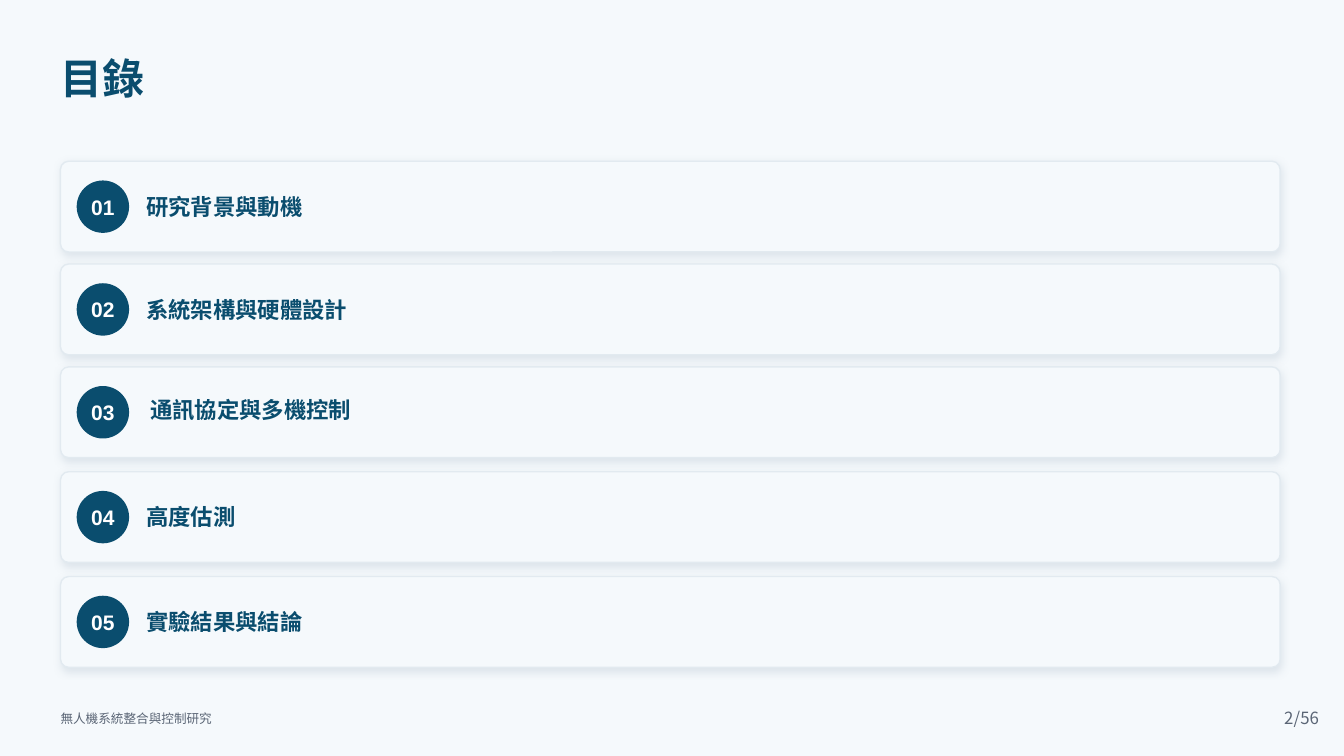
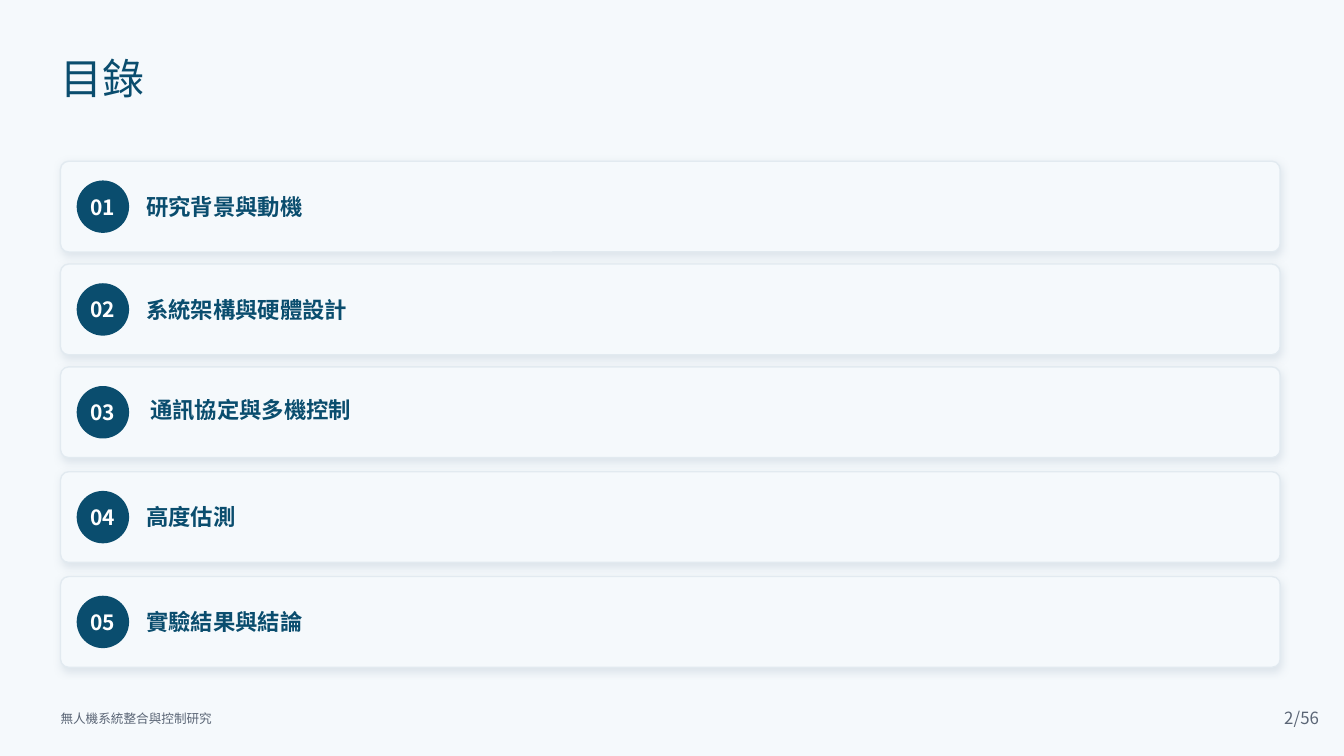
Before and after one commit to lingken1028/-, a slide deck: slide 2 of 無人機系統整合與控制研究_口試簡報 (2).pptx. Drawn at 1344x756 pixels with LibreOffice and Linux fonts; fonts in the diff are those of the drawing. Boxes give left, top, right and bottom in pixels: in the first picture for what was removed or moved away, otherwise in the second. Text is boxed around its words. In the diff, an @@ line names an element or a change of style, - is before the commit and + after.

```diff
--- a/無人機系統整合與控制研究_口試簡報 (2).pptx
+++ b/無人機系統整合與控制研究_口試簡報 (2).pptx
@@ text "目錄" at <box>60,58,144,98</box>: bold off @@
@@ font Arial to Noto Sans CJK TC in 5 elements at <box>91,199,116,216</box>, <box>91,301,116,318</box>, <box>91,404,116,421</box>, <box>91,509,116,526</box>, <box>91,614,116,631</box> @@
```
Also in this commit, not shown: 49 other slides changed.
